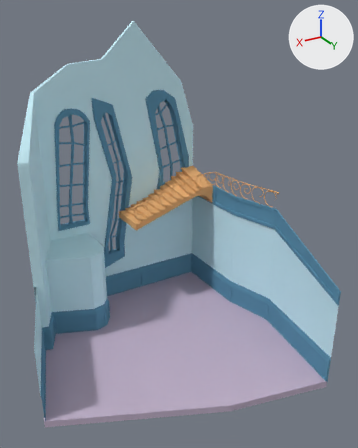
The FBX model Assets/Art/Environment/Room_Sword_1.fbx as it was, and as the next commit left it.
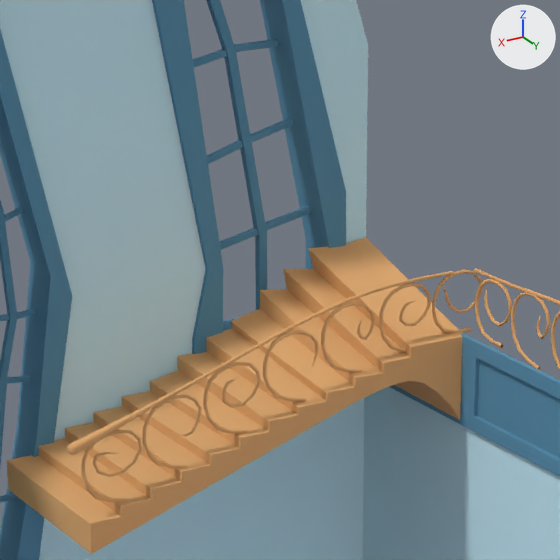
Each version appears first whole from a camera (50 mm lens) standing at (54.7, 16.3, 13.8) and looking at (40.2, -8.0, 1.6), and next in a close-up on the part from 33% to 65% of the width and 26% to 52% of the height. Every picture has the same lights, and +X, +Y and +Z are marked at upper right. Where no turn or scale is listed for an object, it has been applied to the vertices. Vertices at the same position are counted once.

The first close-up shows 'Escalera_inv', 'Escenograf', 'Pasamanos_Inv', 'Sala_Espada'.
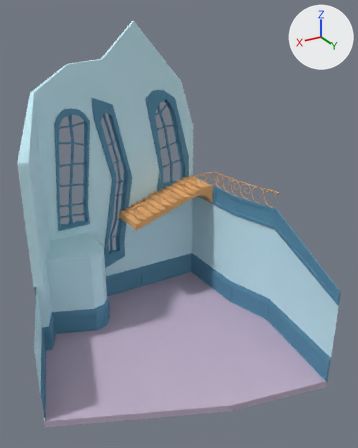
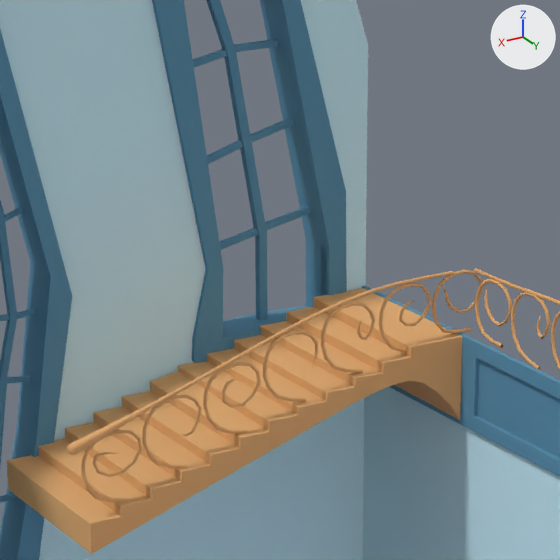
Boxes [x1, y1, x2, y2] around the edits, measured in the close-ups (560 x 560 px; the box of a moved part takes in the faces that stretch with it):
'Escenograf', reshaped
    before: [178, 237, 560, 451]
    after: [178, 268, 560, 451]
part 1 of me_mesh_003, moved or reshaped
    before: [178, 237, 463, 413]
    after: [178, 288, 461, 413]

The edits, one by one:
me_mesh_003 has 4361 vertices, 8416 faces and spans x -9.13..-4.25, y -8.18..1.07, z 7.95..10.63.
me_mesh_003 is used by ob_escenograf; location (41.37, -8.86, -8.28).
me_mesh_003 part 1: 93 of 4361 vertices moved; they spanned x -7.94..-4.27, y -8.18..-8.17, z 8.87..10.35 and now span x -7.94..-4.27, y -8.18..-8.17, z 8.71..9.47; mean shift (-0.02, 0.0, -0.53); largest move (-7.94, -8.18, 10.35) -> (-7.94, -8.18, 9.46).
